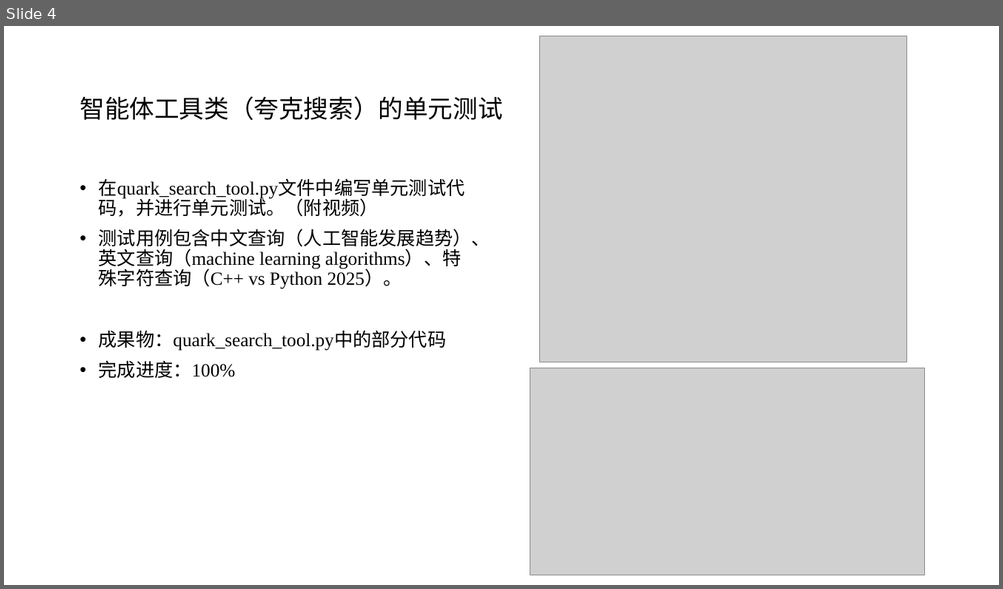
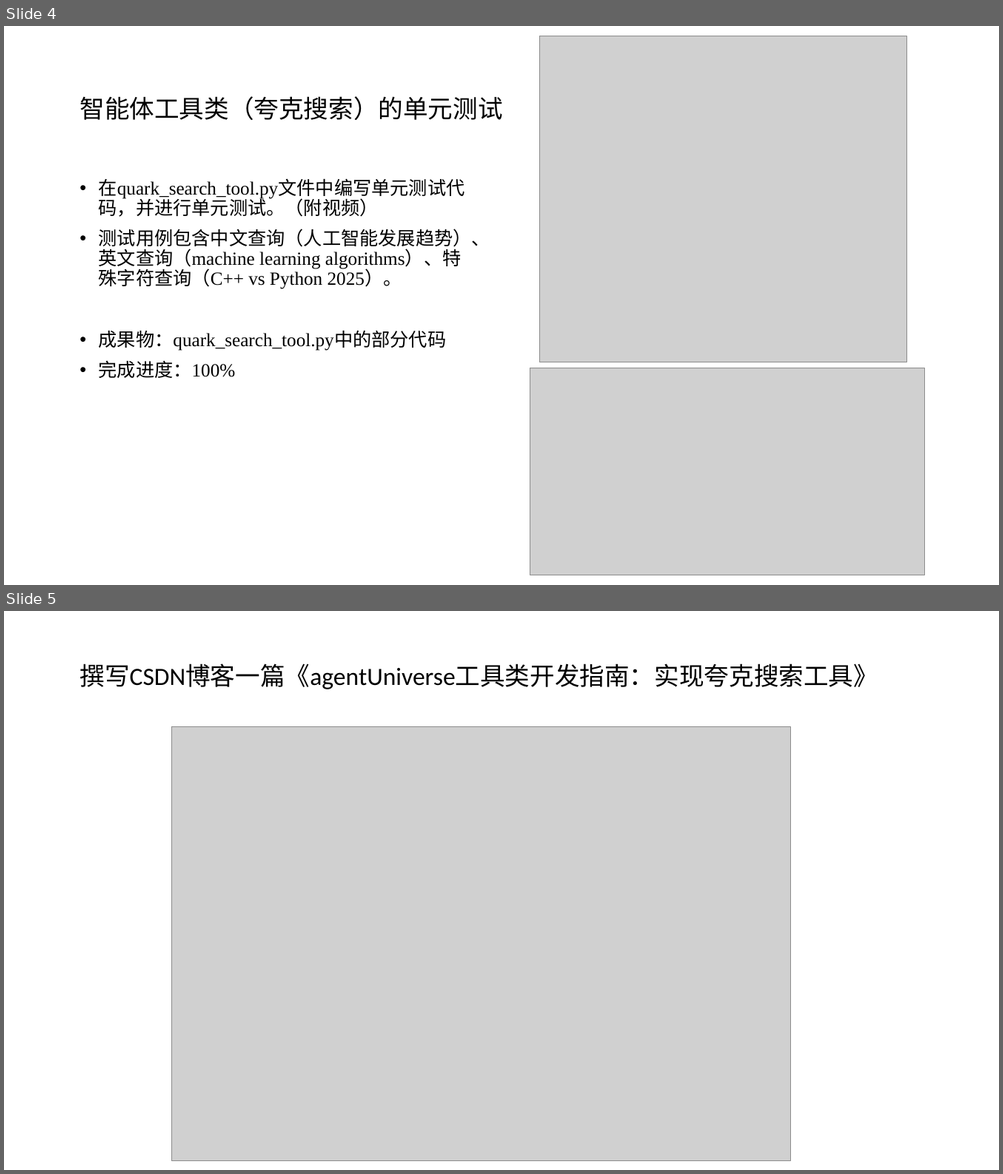
Before and after one commit to C32-SoundTech/SoundTech, a slide deck: docs/GloriousEpiphany/20251023-汇报/1023个人汇报.pptx. Shown one above the other, each under a label of ours: slide 4 before the commit, slides 4 and 5 after it. The pictures are 1003x589 and 1003x1174 pixels, drawn with LibreOffice and Linux fonts; fonts in the diff are those of the drawing; grey boxes stand for pictures. Boxes give left, top, right and bottom in pixels: in the first picture for what was removed or moved away, otherwise in the second. Text is boxed around its words. In the diff, an @@ line names an element or a change of style, - is before the commit and + after.

Commit message:
docs: 更新1023个人报告PPT文件

```diff
--- a/docs/GloriousEpiphany/20251023-汇报/1023个人汇报.pptx
+++ b/docs/GloriousEpiphany/20251023-汇报/1023个人汇报.pptx
@@ slide 5 added at box(4, 611, 999, 1170), background #FFFFFF @@
@@ title added at box(79, 664, 878, 689), 24 pt, text #000000 @@
+撰写CSDN博客一篇《agentUniverse工具类开发指南：实现夸克搜索工具》
@@ picture added at box(172, 726, 791, 1161) @@
```
